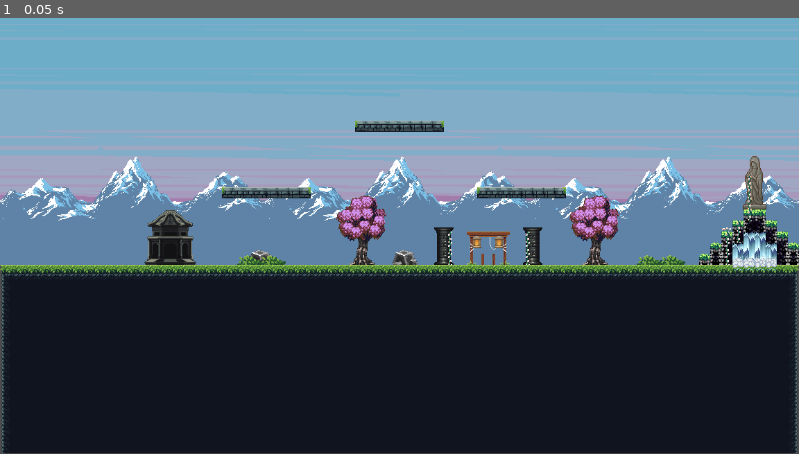
Above: before the commit, frame 1.
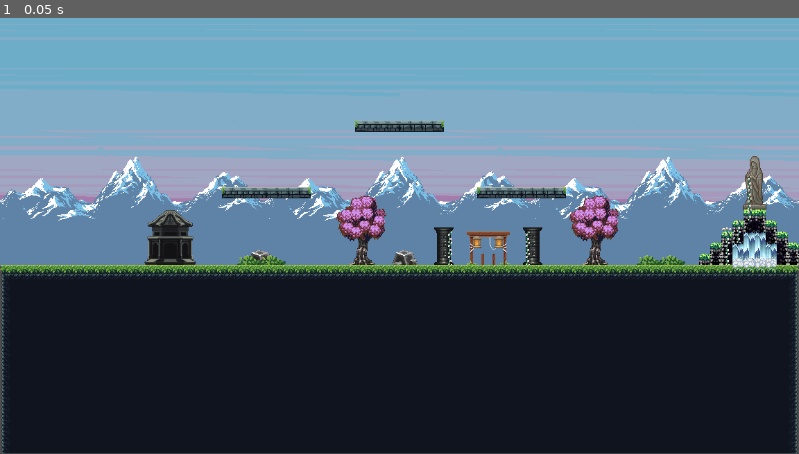
Above: after the commit, the same moment.

Repository: MATATAKKK/StickSlap
Game: Godot game, scene res://Scene/Map.tscn
The game is run twice, just before and just after one commit, with the same random seed, the same clock (stepped at 60 frames per second) and the same inputs. The project has no main scene, so this scene is started directly.
Inputs:
- Up to frame 1 (0.05 s): no input

The runs differ from the first frame. In frame 1, less than 0.1% of the frame differs, in the area x 88-100%, y 46-57%.

Commit message:
ajout des collision
calque 1 ground
calque 2 player

Donc en gros quand on pose le player on doit mettre layer 2 et laisse Mask 1 dans l'onglet collision

Diff:
--- a/stickslap/Scene/Map.tscn
+++ b/stickslap/Scene/Map.tscn
@@ -1327,7 +1327,11 @@
 38:7/0 = 0
 39:7/0 = 0
 44:7/0 = 0
+44:7/0/physics_layer_0/polygon_0/points = PackedVector2Array(-0.101524, 8, 0.203051, -0.203051, 3.9595, -4.97475, 8, -4.67018, 8, 8)
+44:7/0/physics_layer_0/polygon_0/one_way = true
 45:7/0 = 0
+45:7/0/physics_layer_0/polygon_0/points = PackedVector2Array(-8, 8, -8, -4.7717, -5.07628, -5.07628, -1.21831, -0.406102, -1.01525, 8)
+45:7/0/physics_layer_0/polygon_0/one_way = true
 49:7/0 = 0
 50:7/0 = 0
 51:7/0 = 0
@@ -2440,19 +2444,34 @@
 [sub_resource type="TileSetAtlasSource" id="TileSetAtlasSource_kr1fj"]
 texture = ExtResource("1_6r3tm")
 1:1/0 = 0
+1:1/0/physics_layer_0/polygon_0/points = PackedVector2Array(-8, -8, 8, -8, 8, 8, -8, 8)
 2:1/0 = 0
+2:1/0/physics_layer_0/polygon_0/points = PackedVector2Array(-8, -8, 8, -8, 8, 8, -8, 8)
 3:1/0 = 0
+3:1/0/physics_layer_0/polygon_0/points = PackedVector2Array(-8, -8, 8, -8, 8, 8, -8, 8)
 6:1/0 = 0
 7:1/0 = 0
 8:1/0 = 0
 11:1/0 = 0
+11:1/0/physics_layer_0/polygon_0/points = PackedVector2Array(-8, -8, 8, -8, 8, 8, -8, 8)
+11:1/0/physics_layer_0/polygon_0/one_way = true
 12:1/0 = 0
+12:1/0/physics_layer_0/polygon_0/points = PackedVector2Array(-8, -8, 8, -8, 8, 8, -8, 8)
+12:1/0/physics_layer_0/polygon_0/one_way = true
 14:1/0 = 0
 16:1/0 = 0
 18:1/0 = 0
+18:1/0/physics_layer_0/polygon_0/points = PackedVector2Array(-6.90374, -3.04577, -7.00526, -8, 8, -8, 8, -0.101525, -3.65492, 0.101525)
+18:1/0/physics_layer_0/polygon_0/one_way = true
 19:1/0 = 0
+19:1/0/physics_layer_0/polygon_0/points = PackedVector2Array(-8, -8, 8, -8, 8, -0.101525, -8, 0.203052)
+19:1/0/physics_layer_0/polygon_0/one_way = true
 20:1/0 = 0
+20:1/0/physics_layer_0/polygon_0/points = PackedVector2Array(-8, -8, 8, -8, 8, -0.101525, -8, 0.203052)
+20:1/0/physics_layer_0/polygon_0/one_way = true
 21:1/0 = 0
+21:1/0/physics_layer_0/polygon_0/points = PackedVector2Array(-8, -8, 7.00526, -8, 6.90374, -3.04577, 3.65492, 0, -8, 0.203052)
+21:1/0/physics_layer_0/polygon_0/one_way = true
 23:1/0 = 0
 24:1/0 = 0
 1:2/0 = 0
@@ -2482,7 +2501,11 @@
 8:3/0 = 0
 9:3/0 = 0
 11:3/0 = 0
+11:3/0/physics_layer_0/polygon_0/points = PackedVector2Array(-8, -8, 8, -8, 8, 8, -8, 8)
+11:3/0/physics_layer_0/polygon_0/one_way = true
 12:3/0 = 0
+12:3/0/physics_layer_0/polygon_0/points = PackedVector2Array(-8, -8, 8, -8, 8, 8, -8, 8)
+12:3/0/physics_layer_0/polygon_0/one_way = true
 18:3/0 = 0
 19:3/0 = 0
 20:3/0 = 0
@@ -2499,7 +2522,11 @@
 12:0/0 = 0
 13:0/0 = 0
 17:0/0 = 0
+17:0/0/physics_layer_0/polygon_0/points = PackedVector2Array(-8, 8, -8, 4.06102, 8, 3.55339, 8, 8)
+17:0/0/physics_layer_0/polygon_0/one_way = true
 18:0/0 = 0
+18:0/0/physics_layer_0/polygon_0/points = PackedVector2Array(-8, 8, -8, 4.06102, -0.609152, 4.16255, 2.84272, 8)
+18:0/0/physics_layer_0/polygon_0/one_way = true
 1:1/0 = 0
 2:1/0 = 0
 3:1/0 = 0
@@ -2512,9 +2539,13 @@
 13:1/0 = 0
 14:1/0 = 0
 16:1/0 = 0
+16:1/0/physics_layer_0/polygon_0/points = PackedVector2Array(-8, 8, -7.10679, 8, -4.7717, 3.85797, 0.71068, 3.45187, 2.43661, -8, 8, -8, 8, 8)
+16:1/0/physics_layer_0/polygon_0/one_way = true
 17:1/0 = 0
 18:1/0 = 0
 19:1/0 = 0
+19:1/0/physics_layer_0/polygon_0/points = PackedVector2Array(-8, 8, -8, 5.99001, -0.203051, 5.99001, 2.84272, 8)
+19:1/0/physics_layer_0/polygon_0/one_way = true
 1:2/0 = 0
 2:2/0 = 0
 3:2/0 = 0
@@ -2527,6 +2558,8 @@
 13:2/0 = 0
 14:2/0 = 0
 15:2/0 = 0
+15:2/0/physics_layer_0/polygon_0/points = PackedVector2Array(-3.24882, 8, -3.55339, 3.45187, 0.101526, -4.56865, 3.55339, -4.56865, 8, -8, 8, 8)
+15:2/0/physics_layer_0/polygon_0/one_way = true
 16:2/0 = 0
 17:2/0 = 0
 18:2/0 = 0
@@ -2579,9 +2612,13 @@
 17:6/0 = 0
 18:6/0 = 0
 1:8/0 = 0
+1:8/0/physics_layer_0/polygon_0/points = PackedVector2Array(-8, 8, -8, -8, 8, -8, 8, 8)
 2:8/0 = 0
+2:8/0/physics_layer_0/polygon_0/points = PackedVector2Array(-8, 8, -8, -8, 8, -8, 8, 8)
 3:8/0 = 0
+3:8/0/physics_layer_0/polygon_0/points = PackedVector2Array(-8, 8, -8, -8, 8, -8, 8, 8)
 5:8/0 = 0
+5:8/0/physics_layer_0/polygon_0/points = PackedVector2Array(-8, 8, -8, -8, 8, -8, 8, 8)
 7:8/0 = 0
 8:8/0 = 0
 9:8/0 = 0
@@ -2665,8 +2702,14 @@
 4:0/0 = 0
 5:0/0 = 0
 6:0/0 = 0
+6:0/0/physics_layer_0/polygon_0/points = PackedVector2Array(8, -8, 8, 8, -8, 8)
+6:0/0/physics_layer_0/polygon_0/one_way = true
 7:0/0 = 0
+7:0/0/physics_layer_0/polygon_0/points = PackedVector2Array(-8, -8, 8, -8, 8, 8, -8, 8)
+7:0/0/physics_layer_0/polygon_0/one_way = true
 8:0/0 = 0
+8:0/0/physics_layer_0/polygon_0/points = PackedVector2Array(4.13675, 8, -8, 8, -8, -2.69788, -0.539576, 2.33816)
+8:0/0/physics_layer_0/polygon_0/one_way = true
 10:0/0 = 0
 11:0/0 = 0
 12:0/0 = 0
@@ -2677,10 +2720,16 @@
 3:1/0 = 0
 4:1/0 = 0
 5:1/0 = 0
+5:1/0/physics_layer_0/polygon_0/points = PackedVector2Array(-2.69788, 1.07915, -2.69788, -4.31661, 3.16733, -6.33606, 8, -8, 8, 0.359718)
+5:1/0/physics_layer_0/polygon_0/one_way = true
 6:1/0 = 0
 7:1/0 = 0
 8:1/0 = 0
+8:1/0/physics_layer_0/polygon_0/points = PackedVector2Array(-8, -8, 5.50162, -7.50742, 8, -6.13201, 8, 8, -8, 8)
+8:1/0/physics_layer_0/polygon_0/one_way = true
 9:1/0 = 0
+9:1/0/physics_layer_0/polygon_0/points = PackedVector2Array(-8, 1.07915, -8, -5.93534, -2.51802, -5.03604, -1.97845, 0.899294)
+9:1/0/physics_layer_0/polygon_0/one_way = true
 10:1/0 = 0
 11:1/0 = 0
 12:1/0 = 0
@@ -2741,7 +2790,11 @@
 2:6/0 = 0
 3:6/0 = 0
 4:6/0 = 0
+4:6/0/physics_layer_0/polygon_0/points = PackedVector2Array(-3.15197, 8, -5.73085, 5.32969, -6.30394, 2.06311, 8, 1.94849, 8, 8)
+4:6/0/physics_layer_0/polygon_0/one_way = true
 5:6/0 = 0
+5:6/0/physics_layer_0/polygon_0/points = PackedVector2Array(-8, 8, -8, 1.94849, 6.30394, 2.06311, 5.04315, 5.90278, 2.06311, 8)
+5:6/0/physics_layer_0/polygon_0/one_way = true
 10:6/0 = 0
 11:6/0 = 0
 12:6/0 = 0
@@ -2948,6 +3001,8 @@
 13:24/0 = 0
 
 [sub_resource type="TileSet" id="TileSet_he02s"]
+physics_layer_0/collision_layer = 1
+physics_layer_0/collision_mask = 2
 sources/3 = SubResource("TileSetAtlasSource_kr1fj")
 sources/4 = SubResource("TileSetAtlasSource_he02s")
 sources/5 = SubResource("TileSetAtlasSource_040fq")
@@ -4655,7 +4710,7 @@
 tile_set = SubResource("TileSet_70h66")
 
 [node name="decordLayer" type="TileMapLayer" parent="."]
-tile_map_data = PackedByteArray("AAAFABgAAwACAAEAAAAFABkAAwA …(22152 unchanged characters)… +ABMABAACAAgAAAA/ABMABAACAAgAAAA9ABQABAACAAgAAAA8ABUABAACAAgAAABAABQABAACAAgAAABBABUABAACAAgAAABCABYABAAFAAgAAABCABcABAAFAAkAAAA6ABcABAAFAAgAAAA7ABYABAAFAAgAAAA/AA4AAAAsAAcAABA+AA4AAAAtAAcAABA/ …(162 unchanged characters)…
+tile_map_data = PackedByteArray("AAAFABgAAwACAAEAAAAFABkAAwA …(22152 unchanged characters)… +ABMABAACAAgAAAA/ABMABAACAAgAAAA9ABQABAABAAgAAAA8ABUABAABAAgAAABAABQABAADAAgAAABBABUABAADAAgAAABCABYABAADAAgAAABCABcABAAFAAkAAAA6ABcABAABAAgAAAA7ABYABAABAAgAAAA/AA4AAAAsAAcAABA+AA4AAAAtAAcAABA/ …(162 unchanged characters)…
 tile_set = SubResource("TileSet_he02s")
 
 [node name="DecordDetailLayer" type="TileMapLayer" parent="."]
--- /dev/null
+++ b/stickslap/Scene/character_body_2d.gd
@@ -0,0 +1,16 @@
+extends CharacterBody2D
+
+const SPEED = 200.0
+const SPEED_JUMP = -500.0
+
+func  _physics_process(delta):
+	if not is_on_floor():
+		velocity.y += 1000 * delta
+	elif Input.is_action_just_pressed("ui_accept"):
+		velocity.y = SPEED_JUMP
+
+	var direction = Input.get_axis("ui_left", "ui_right")
+	velocity.x = direction * SPEED
+
+
+	move_and_slide()
--- a/stickslap/project.godot
+++ b/stickslap/project.godot
@@ -30,3 +30,5 @@
 
 2d_render/layer_1="1"
 2d_render/layer_2="2"
+2d_physics/layer_1="ground"
+2d_physics/layer_2="player"
Binary file added: stickslap/Assets/Sprites/Map/stickman-304969_640.png
Not shown, added: stickslap/Assets/Sprites/Map/stickman-304969_640.png.import
Not shown, added: stickslap/Scene/character_body_2d.gd.uid
